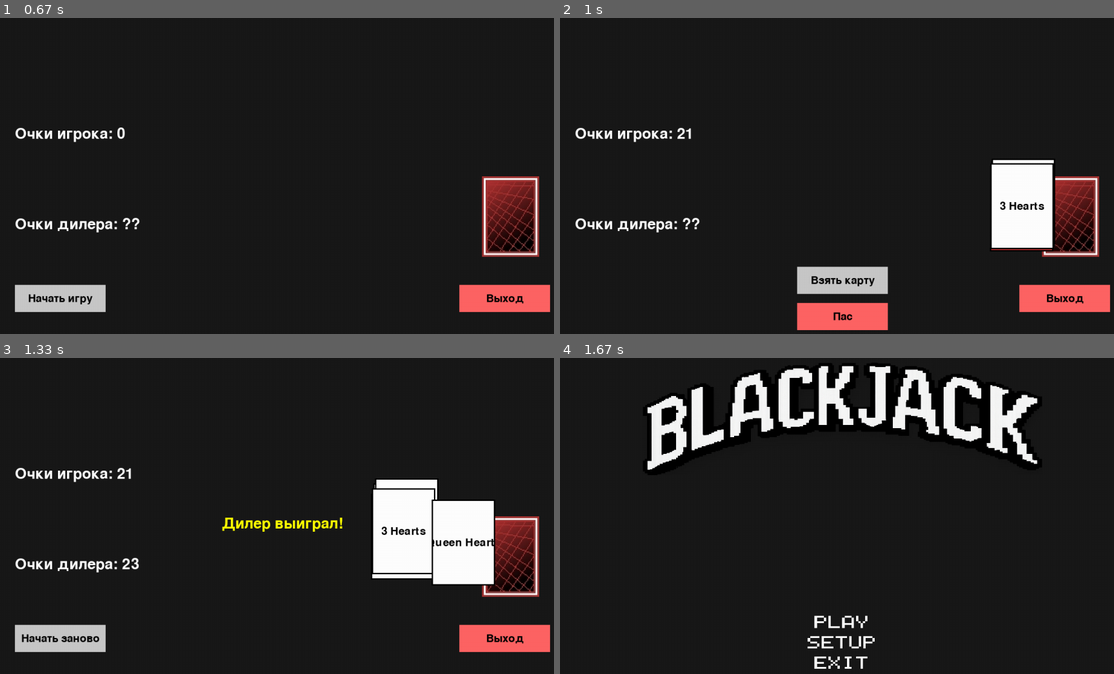
Above: before the commit, frames 1-4 (two rows, left to right).
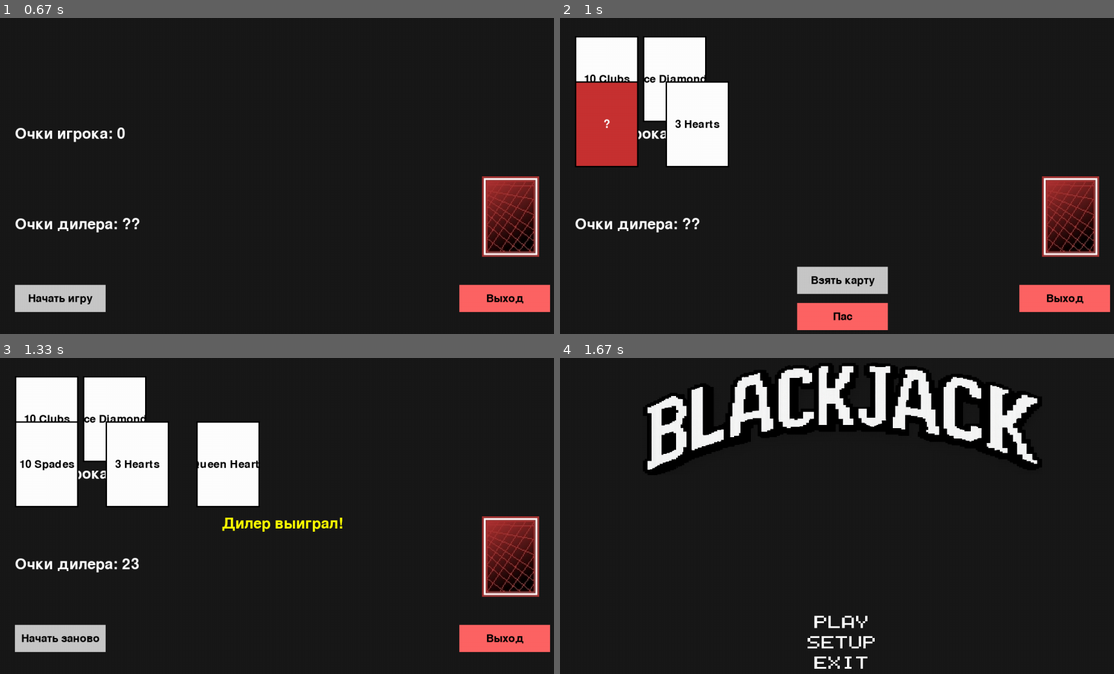
Above: after the commit, the same moments.

Repository: sureock/Pygame-Blackjack
Game: pygame game, started from blackjack/screen.py
Same seed, same stepped clock (60 frames per second), same inputs: the game is played once before the commit and once after it.
Inputs (mouse positions are in pixels of both pictures, inside the frame that each line leads up to):
- Up to frame 1 (0.67 s): click "PLAY" at 0.38 s
- Up to frame 2 (1 s): click "Начать игру" at 0.72 s
- Up to frame 3 (1.33 s): click "Пас" at 1.05 s
- Up to frame 4 (1.67 s): click (1053, 629) at 1.38 s

Frame 1 is identical in both runs. In frame 2, 12% of the frame differs, in the area x 2-90%, y 6-74%; in frame 3, 18%, in the area x 2-90%, y 6-73%; in frame 4, nothing differs.

Commit message:
карты

Diff:
--- a/blackjack/game.py
+++ b/blackjack/game.py
@@ -4,7 +4,7 @@
 
 # import menu
 clock = pygame.time.Clock()
-fps = 24
+fps = 60
 white = (255, 255, 255)
 gray = (25, 25, 25)
 image = pygame.image.load('1.jpg')
@@ -64,7 +64,7 @@
 
 # Класс для анимации карты
 class CardAnimation:
-    def __init__(self, card_data, target_pos, start_pos=None, speed=500):
+    def __init__(self, card_data, target_pos, start_pos=None, speed=9000):
         self.suit = card_data[0]
         self.rank = card_data[1]
         self.value = card_data[2]
@@ -188,7 +188,7 @@
                     # Создаем анимацию для новой карты
                     target_x = 50 + (len(player_hand) - 1) * 150
                     target_y = 50
-                    anim = CardAnimation(card_data, (target_x, target_y), deck_pos, speed=400)
+                    anim = CardAnimation(card_data, (target_x, target_y), deck_pos)
                     player_card_animations.append(anim)
 
                     PLAYER = calculate_score(player_hand)
@@ -207,7 +207,7 @@
                         # Создаем анимацию для новой карты дилера
                         target_x = 50 + (len(dealer_hand) - 1) * 200
                         target_y = 150
-                        anim = CardAnimation(card_data, (target_x, target_y), deck_pos, speed=400)
+                        anim = CardAnimation(card_data, (target_x, target_y), deck_pos)
                         dealer_card_animations.append(anim)
 
                         DILER = calculate_score(dealer_hand)
@@ -239,6 +239,7 @@
                     dealer_hand.clear()
                     player_card_animations.clear()
                     dealer_card_animations.clear()
+                    winner_text = ""
                     game_over = False
                     PLAYER = 0
                     DILER = 0
@@ -253,7 +254,7 @@
                         # Создаем анимацию для карты игрока
                         target_x = 50 + len(player_card_animations) * 150
                         target_y = 50
-                        anim = CardAnimation(card_data, (target_x, target_y), deck_pos, speed=400)
+                        anim = CardAnimation(card_data, (target_x, target_y), deck_pos)
                         player_card_animations.append(anim)
 
                         # Карта дилеру
@@ -264,7 +265,7 @@
                         # Создаем анимацию для карты дилера
                         target_x = 50 + len(dealer_card_animations) * 200
                         target_y = 150
-                        anim = CardAnimation(card_data, (target_x, target_y), deck_pos, speed=400)
+                        anim = CardAnimation(card_data, (target_x, target_y), deck_pos)
                         dealer_card_animations.append(anim)
 
                     PLAYER = calculate_score(player_hand)
Binary file added: blackjack/clubs/10.png
Binary file added: blackjack/clubs/12.png
Binary file added: blackjack/clubs/2.png
Binary file added: blackjack/clubs/3.png
Binary file added: blackjack/clubs/4.png
Binary file added: blackjack/clubs/5.png
Binary file added: blackjack/clubs/6.png
Binary file added: blackjack/clubs/7.png
Binary file added: blackjack/clubs/8.png
Binary file added: blackjack/clubs/9.png
Binary file added: blackjack/clubs/J.png
Binary file added: blackjack/clubs/K.png
(and 46 more such lines)
